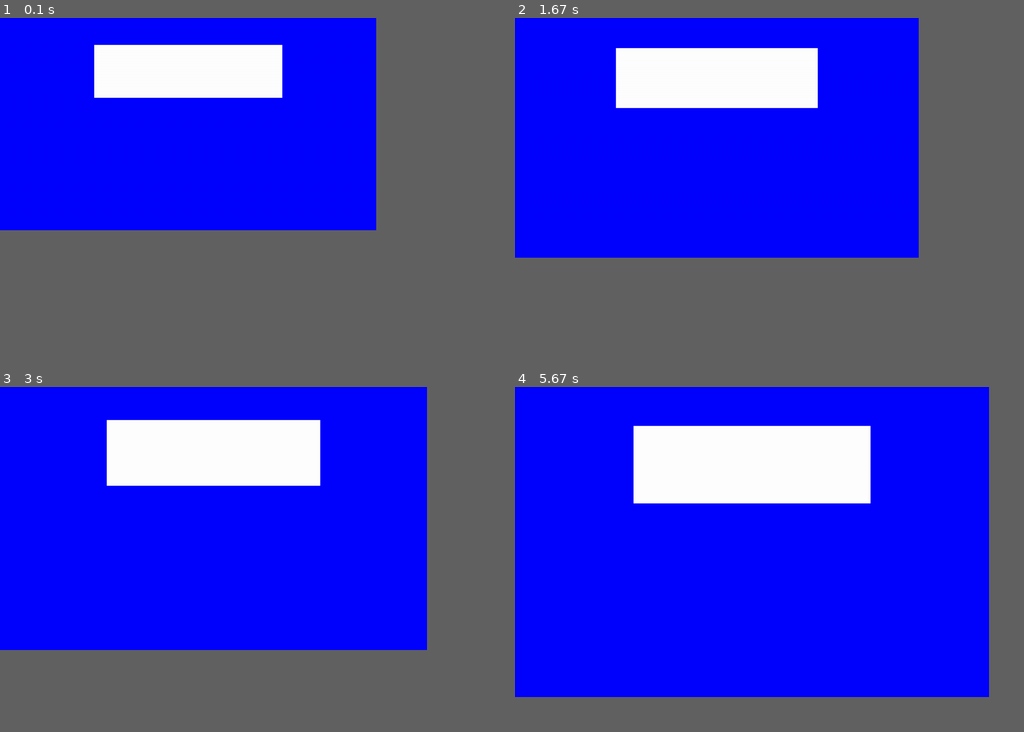
Above: before the commit, frames 1-4 (two rows, left to right).
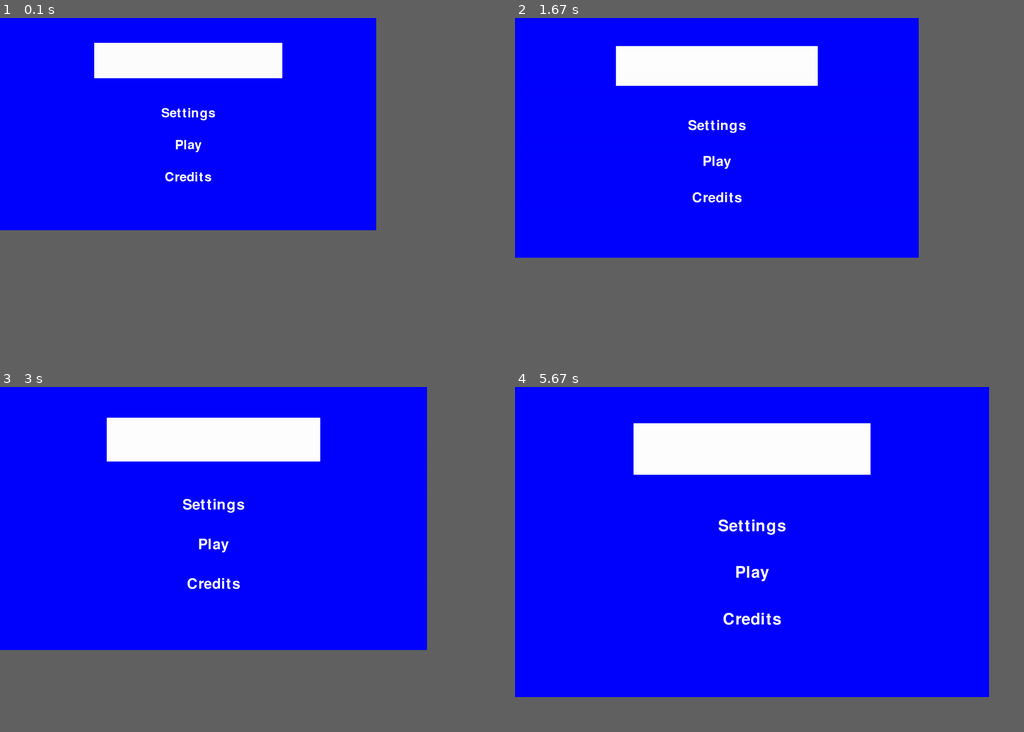
Above: after the commit, the same moments.

Repository: Mikedeejay2/PyGamePianoTiles
Game: pygame game, started from main.py
The game is run twice, just before and just after one commit, with the same random seed, the same clock (stepped at 60 frames per second) and the same inputs.
Inputs:
- Up to frame 1 (0.1 s): no input
- Up to frame 2 (1.67 s): no input
- Up to frame 3 (3 s): no input
- Up to frame 4 (5.67 s): no input

The runs differ from the first frame. In frame 1, 2.8% of the frame differs, in the area x 18-56%, y 7-48%; in frame 2, 3.3%; in frame 3, 3.8%; in frame 4, 4.9%, in the area x 23-70%, y 10-69%.

Commit message:
Basic main menu

Diff:
--- a/menu.py
+++ b/menu.py
@@ -1,15 +1,35 @@
 import pygame
 import variables
+import utils
 
-title_surf: pygame.surface.Surface
-title_rect: pygame.rect.Rect
-
+text_color = "white"
 
 def set_elements():
     global title_surf, title_rect
-    title_surf = pygame.surface.Surface((variables.screen_width / 2, variables.screen_height / 4))
+    # TODO: Replace with image
+    title_surf = pygame.surface.Surface((variables.screen_width / 2, variables.screen_height / 6))
     title_surf.fill("white")
-    title_rect = title_surf.get_rect(center = (variables.screen_width / 2, variables.screen_height / 4))
+    title_rect = utils.get_rect(title_surf, 50, 20)
+
+    global text_font
+    # TODO: Add Font file
+    text_font = pygame.font.Font(None, int(variables.screen_width / 20))
+
+    global settings_surf, settings_rect
+    settings_surf = text_font.render("Settings", True, text_color)
+    settings_rect = utils.get_rect(settings_surf, 50, 45)
+
+    global play_surf, play_rect
+    play_surf = text_font.render("Play", True, text_color)
+    play_rect = utils.get_rect(play_surf, 50, 60)
+
+    global credits_surf, credits_rect
+    credits_surf = text_font.render("Credits", True, text_color)
+    credits_rect = utils.get_rect(credits_surf, 50, 75)
+
 
 def draw():
     variables.screen.blit(title_surf, title_rect)
+    variables.screen.blit(settings_surf, settings_rect)
+    variables.screen.blit(play_surf, play_rect)
+    variables.screen.blit(credits_surf, credits_rect)
--- /dev/null
+++ b/utils.py
@@ -0,0 +1,8 @@
+import pygame
+import variables
+
+def get_rect(surface, percent_width, percent_height):
+    return surface.get_rect(center = (
+        variables.screen_width * (percent_width / 100),
+        variables.screen_height * (percent_height / 100)
+        ))
